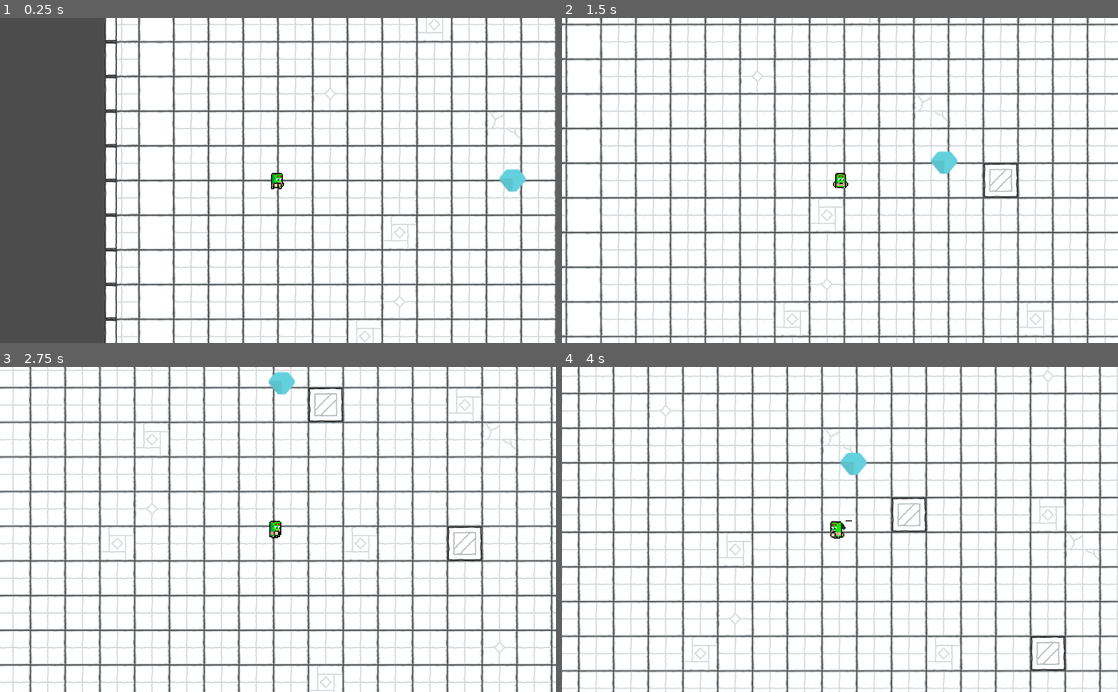
Above: before the commit, frames 1-4 (two rows, left to right).
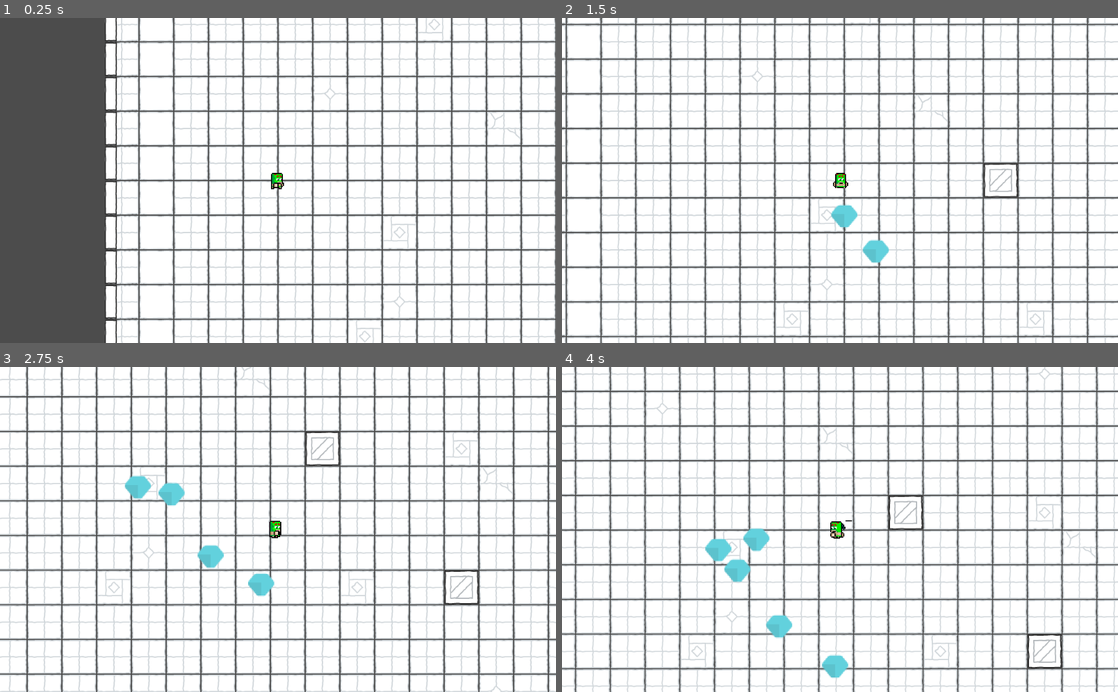
Above: after the commit, the same moments.

Repository: eduard-sukharev/UntitledGoshaGame
Game: Godot game, scene res://Scenes/Map1.tscn
Same seed, same stepped clock (60 frames per second), same inputs: the game is played once before the commit and once after it.
Inputs:
- Up to frame 1 (0.25 s): no input
- Up to frame 2 (1.5 s): tap Enter (ui_accept) at 0.5, 0.77 s; hold Right (ui_right) 0.53-1.28 s; hold Down (ui_down) from 1.28 s (still down)
- Up to frame 3 (2.75 s): tap Enter (ui_accept) at 1.52 s; release Down (ui_down) at 2.03 s; hold Right (ui_right) from 2.03 s (still down)
- Up to frame 4 (4 s): release Right (ui_right) at 2.78 s; hold Up (ui_up) 2.78-3.53 s; tap Enter (ui_accept) at 3.02, 3.77 s; hold Left (ui_left) from 3.53 s (still down)

The runs differ from the first frame. In frame 1, 0.3% of the frame differs, in the area x 89-95%, y 46-54%; in frame 2, 0.8%; in frame 3, 42%, in the area x 0-100%, y 0-100%; in frame 4, 40%.

Commit message:
Task spawner

Diff:
--- a/Scenes/Map1.tscn
+++ b/Scenes/Map1.tscn
@@ -1,8 +1,9 @@
-[gd_scene load_steps=4 format=2]
+[gd_scene load_steps=5 format=2]
 
 [ext_resource path="res://Assets/Environment/scribble_tileset.tres" type="TileSet" id=1]
-[ext_resource path="res://Scenes/Task.tscn" type="PackedScene" id=2]
+[ext_resource path="res://Scenes/SpawnArea.tscn" type="PackedScene" id=2]
 [ext_resource path="res://Scenes/Player.tscn" type="PackedScene" id=3]
+[ext_resource path="res://Scripts/MapTasks.gd" type="Script" id=4]
 
 [node name="Map1" type="Node2D"]
 
@@ -22,6 +23,11 @@
 current = true
 
 [node name="Tasks" type="Node" parent="."]
+script = ExtResource( 4 )
 
-[node name="Task1" parent="Tasks" instance=ExtResource( 2 )]
-position = Vector2( 432, 0 )
+[node name="TaskSpawners" type="Node" parent="."]
+
+[node name="SpawnArea" parent="TaskSpawners" instance=ExtResource( 2 )]
+position = Vector2( 323, 166 )
+
+[connection signal="new_task" from="TaskSpawners/SpawnArea" to="Tasks" method="_on_SpawnArea_new_task"]
--- /dev/null
+++ b/Scenes/SpawnArea.tscn
@@ -0,0 +1,17 @@
+[gd_scene load_steps=3 format=2]
+
+[ext_resource path="res://Scripts/SpawnArea.gd" type="Script" id=1]
+
+[sub_resource type="RectangleShape2D" id=1]
+extents = Vector2( 100, 100 )
+
+[node name="SpawnArea" type="Area2D"]
+script = ExtResource( 1 )
+
+[node name="CollisionShape2D" type="CollisionShape2D" parent="."]
+shape = SubResource( 1 )
+
+[node name="Timer" type="Timer" parent="."]
+autostart = true
+
+[connection signal="timeout" from="Timer" to="." method="_on_Timer_timeout"]
--- /dev/null
+++ b/Scripts/MapTasks.gd
@@ -0,0 +1,7 @@
+extends Node
+
+
+
+
+func _on_SpawnArea_new_task(task):
+	add_child(task)
--- /dev/null
+++ b/Scripts/SpawnArea.gd
@@ -0,0 +1,31 @@
+extends Area2D
+
+export var team_color = 'blue'
+export var spawn_delay = 0.5
+
+var team_backlog: Array = []
+var task = preload("res://Scenes/Task.tscn")
+
+signal new_task(task)
+
+func _ready():
+	team_backlog.append(task.instance())
+	team_backlog.append(task.instance())
+	team_backlog.append(task.instance())
+	team_backlog.append(task.instance())
+	team_backlog.append(task.instance())
+	$Timer.wait_time = spawn_delay
+
+
+func _on_Timer_timeout():
+	if team_backlog.size() <= 0:
+		$Timer.stop()
+		return
+
+	var task: Task = team_backlog.pop_back()
+	randomize()
+	task.set_global_position(
+		get_global_position()
+		+ $CollisionShape2D.get_shape().extents * rand_range(-1, 1)
+	)
+	emit_signal('new_task', task)
